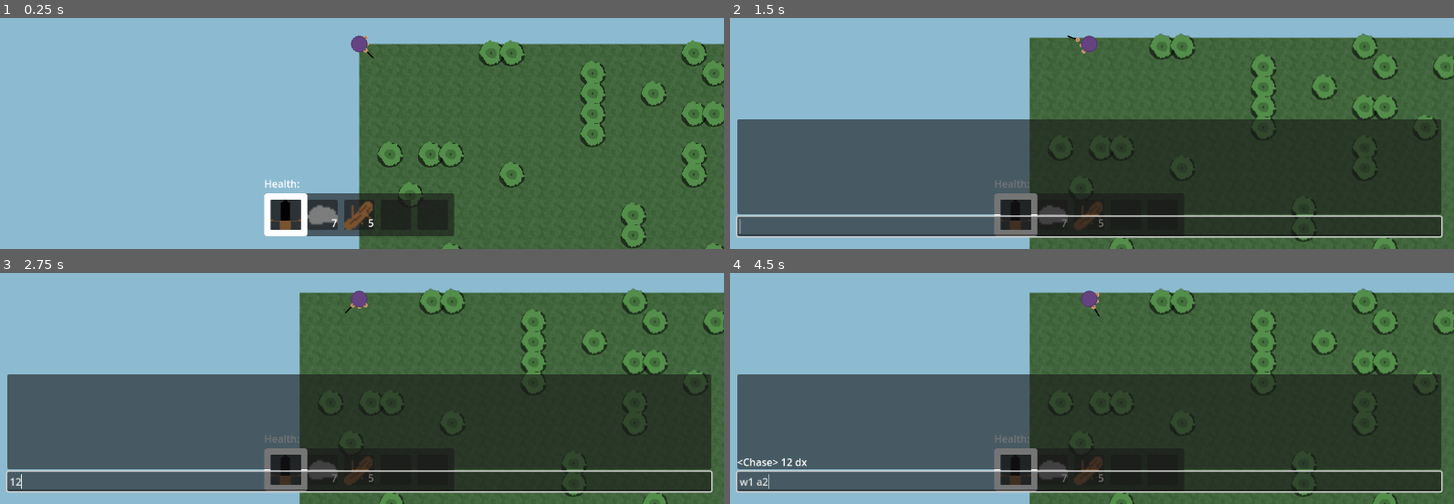
Above: before the commit, frames 1-4 (two rows, left to right).
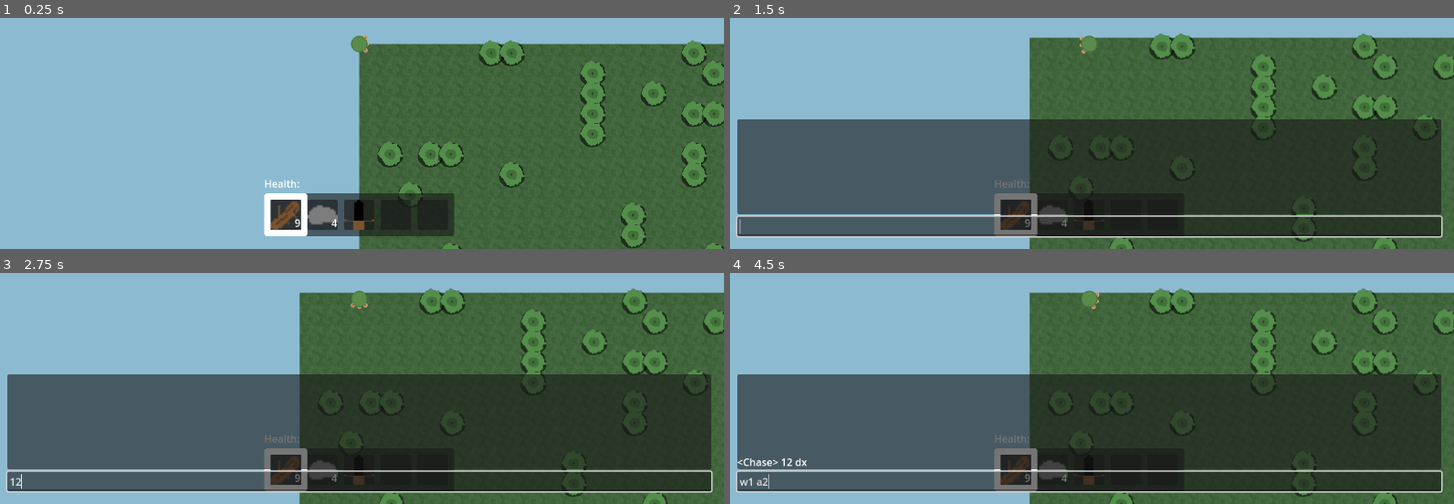
Above: after the commit, the same moments.

Repository: artmouse155/lets_survive
Game: Godot game, scene res://Scenes/WorldTest.tscn
Two runs of this game, one before a commit and one after it. Both use one fixed random seed, a clock stepped at 60 frames per second and the inputs below.
Inputs (mouse positions are in pixels of both pictures, inside the frame that each line leads up to):
- Up to frame 1 (0.25 s): no input
- Up to frame 2 (1.5 s): tap Enter at 0.5 s; press the mouse at (1092, 43) at 0.53 s; hold D (right) 0.53-1.28 s; move the mouse to (939, 64) at 1.27 s; release the mouse at (939, 64) at 1.28 s; hold S (down) from 1.28 s (still down); tap T (chat) at 1.35 s
- Up to frame 3 (2.75 s): release S (down) at 2 s; click (362, 480) at 2.02 s; type "12" at 2.1 s
- Up to frame 4 (4.5 s): tap Space at 2.75, 4.25 s; move the mouse to (outside the picture) at 2.77 s; hold D (right) 2.78-3.53 s; tap X (drop) at 2.85 s; tap Enter at 3.5 s; move the mouse to (1055, 381) at 3.52 s; hold W (up) 3.53-4.28 s; tap 1 (select_0) at 3.6 s; click (1055, 381) at 3.67 s; move the mouse to (1309, 360) at 4.27 s; hold A (left) from 4.28 s (still down); tap 2 (select_1) at 4.35 s

The runs differ from the first frame. In frame 1, 0.8% of the frame differs, in the area x 37-52%, y 7-92%; in frame 2, 0.6%; in frame 3, 0.6%; in frame 4, 0.6%.

Commit message:
🚧(item structure) Preparing for changes
I am switching from using enums for items to using strings for items

Diff:
--- /dev/null
+++ b/Resources/Root/Items/cool_sword.tres
@@ -0,0 +1,11 @@
+[gd_resource type="Resource" script_class="ItemData" load_steps=3 format=3 uid="uid://hbvcijgt3nv6"]
+
+[ext_resource type="Script" uid="uid://w82p7ap6838j" path="res://Scripts/CustomResource/item_data.gd" id="1_8tqlv"]
+[ext_resource type="Texture2D" uid="uid://vdpl0cs1odtg" path="res://Resources/Textures/Terrain/cool_sword.png" id="1_b4jhe"]
+
+[resource]
+resource_name = "cool_sword"
+script = ExtResource("1_8tqlv")
+_icon = ExtResource("1_b4jhe")
+_max_amount = 1
+metadata/_custom_type_script = "uid://w82p7ap6838j"
--- a/Scenes/EntityModel/PlayerEntity.tscn
+++ b/Scenes/EntityModel/PlayerEntity.tscn
@@ -1,26 +1,8 @@
-[gd_scene load_steps=7 format=3 uid="uid://bfwu7kuh082tc"]
+[gd_scene load_steps=3 format=3 uid="uid://bfwu7kuh082tc"]
 
 [ext_resource type="PackedScene" uid="uid://b2501naobgh8n" path="res://Scenes/EntityModel/PersonEntity.tscn" id="1_pdhha"]
 [ext_resource type="Script" uid="uid://bq7btvrn0u1rs" path="res://Scripts/World/EntityModel/player_entity.gd" id="1_wqpke"]
-[ext_resource type="Script" uid="uid://c4r1h1lajnqwo" path="res://Scripts/CustomResource/item.gd" id="3_vitn1"]
-
-[sub_resource type="Resource" id="Resource_fi5qx"]
-script = ExtResource("3_vitn1")
-item_name = 2
-metadata/_custom_type_script = "uid://c4r1h1lajnqwo"
-
-[sub_resource type="Resource" id="Resource_1jwu2"]
-script = ExtResource("3_vitn1")
-item_name = 1
-item_quantity = 7
-metadata/_custom_type_script = "uid://c4r1h1lajnqwo"
-
-[sub_resource type="Resource" id="Resource_xeb8m"]
-script = ExtResource("3_vitn1")
-item_quantity = 5
-metadata/_custom_type_script = "uid://c4r1h1lajnqwo"
 
 [node name="PlayerEntity" node_paths=PackedStringArray("body") instance=ExtResource("1_pdhha")]
 script = ExtResource("1_wqpke")
 body = NodePath("Body")
-_inventory = Array[ExtResource("3_vitn1")]([SubResource("Resource_fi5qx"), SubResource("Resource_1jwu2"), SubResource("Resource_xeb8m")])
--- a/Scenes/WorldTest.tscn
+++ b/Scenes/WorldTest.tscn
@@ -1,14 +1,8 @@
-[gd_scene load_steps=5 format=3 uid="uid://dxjdkdkaf7fdy"]
+[gd_scene load_steps=4 format=3 uid="uid://dxjdkdkaf7fdy"]
 
 [ext_resource type="Script" uid="uid://css2hyvtv3ie4" path="res://Scripts/world_test.gd" id="1_r8vti"]
-[ext_resource type="Script" uid="uid://b2814qm5brf7h" path="res://Scripts/CustomResource/player_save.gd" id="2_hkm8i"]
+[ext_resource type="Resource" uid="uid://1u8lqvfn1xfb" path="res://Testing Save Data/test_player.tres" id="2_hkm8i"]
 [ext_resource type="PackedScene" uid="uid://bcnynj6tfm2v3" path="res://Scenes/MainMenu/game_container.tscn" id="2_r8vti"]
-
-[sub_resource type="Resource" id="Resource_yyb55"]
-script = ExtResource("2_hkm8i")
-_player_name = "Jimmy Two-Shoes"
-_color = Color(0.644799, 0.4271072, 0.84195435, 1)
-metadata/_custom_type_script = "uid://b2814qm5brf7h"
 
 [node name="WorldTest" type="Control"]
 layout_mode = 3
@@ -18,7 +12,7 @@
 grow_horizontal = 2
 grow_vertical = 2
 script = ExtResource("1_r8vti")
-player_save = SubResource("Resource_yyb55")
+player_save = ExtResource("2_hkm8i")
 
 [node name="GameContainer" parent="." instance=ExtResource("2_r8vti")]
 layout_mode = 1
--- a/Scripts/CustomResource/item_data.gd
+++ b/Scripts/CustomResource/item_data.gd
@@ -1,6 +1,10 @@
 class_name ItemData extends Resource
 
-@export var _icon : Texture2D
+@export var _icon : Texture2D = null
+@export var _max_amount : int = 10
 
 func get_icon() -> Texture2D:
 	return _icon
+
+func get_max_amount() -> int:
+	return _max_amount
--- a/Scripts/CustomResource/player_save.gd
+++ b/Scripts/CustomResource/player_save.gd
@@ -3,6 +3,7 @@
 @export var _player_name : String
 @export var _color : Color
 @export var _level : int = 0
+@export var _inventory : Array[Item]
 
 func get_player_name() -> String:
 	return _player_name
@@ -13,6 +14,9 @@
 func get_color() -> Color:
 	return _color
 
+func get_inventory() -> Array[Item]:
+	return _inventory
+
 func _init(player_name : String = "", color : Color = Color.WHITE) -> void:
 	_player_name = player_name
 	_color = color
--- a/Scripts/Menu/MainMenu/PlayerPreview.gd
+++ b/Scripts/Menu/MainMenu/PlayerPreview.gd
@@ -4,7 +4,8 @@
 
 func preview(player_save : PlayerSave) -> void:
 	if player_save:
+		player.set_inventory(player_save.get_inventory())
+		player.set_color(player_save.get_color())
 		player.show()
-		player.set_color(player_save.get_color())
 	else:
 		player.hide()
--- a/Scripts/World/EntityModel/person_entity.gd
+++ b/Scripts/World/EntityModel/person_entity.gd
@@ -77,8 +77,12 @@
 		_tool_sprite.hide()
 
 
-func get_inventory():
+func get_inventory() -> Array[Item]:
 	return _inventory
+
+
+func set_inventory(inv : Array[Item]) -> void:
+	_inventory = inv
 
 
 func pickup_item(item : Item) -> Item:
--- a/Scripts/World/entity_spawner.gd
+++ b/Scripts/World/entity_spawner.gd
@@ -16,6 +16,7 @@
 
 func spawn_player(player_save : PlayerSave, is_self : bool) -> void:
 	var player : PlayerEntity = PLAYER_PACKED.instantiate()
+	player.set_inventory(player_save.get_inventory())
 	player.set_color(player_save.get_color())
 	player.world_item_dropped.connect(on_world_item_dropped)
 	if is_self:
--- a/Testing Save Data/test_player.tres
+++ b/Testing Save Data/test_player.tres
@@ -1,9 +1,30 @@
-[gd_resource type="Resource" script_class="PlayerSave" load_steps=2 format=3 uid="uid://1u8lqvfn1xfb"]
+[gd_resource type="Resource" script_class="PlayerSave" load_steps=7 format=3 uid="uid://1u8lqvfn1xfb"]
 
 [ext_resource type="Script" uid="uid://b2814qm5brf7h" path="res://Scripts/CustomResource/player_save.gd" id="1_prisv"]
+[ext_resource type="Script" uid="uid://c4r1h1lajnqwo" path="res://Scripts/CustomResource/item.gd" id="1_x7qvn"]
+[ext_resource type="Script" uid="uid://quqqiuqhb6j4" path="res://weapon.gd" id="2_78g2t"]
+
+[sub_resource type="Resource" id="Resource_fy4hm"]
+script = ExtResource("1_x7qvn")
+item_quantity = 9
+metadata/_custom_type_script = "uid://c4r1h1lajnqwo"
+
+[sub_resource type="Resource" id="Resource_k0qrl"]
+script = ExtResource("1_x7qvn")
+item_name = 1
+item_quantity = 4
+metadata/_custom_type_script = "uid://c4r1h1lajnqwo"
+
+[sub_resource type="Resource" id="Resource_k03ko"]
+script = ExtResource("2_78g2t")
+type = 1
+item_name = 2
+metadata/_custom_type_script = "uid://quqqiuqhb6j4"
 
 [resource]
+resource_name = "Test Player"
 script = ExtResource("1_prisv")
-player_name = "TestPlayer"
-level = 5
+_player_name = "Test Player"
+_color = Color(0.56930333, 0.89, 0.48059997, 1)
+_inventory = Array[ExtResource("1_x7qvn")]([SubResource("Resource_fy4hm"), SubResource("Resource_k0qrl"), SubResource("Resource_k03ko")])
 metadata/_custom_type_script = "uid://b2814qm5brf7h"
Renamed: Scripts/Autoload/save_load.gd -> Scripts/Static/save_load.gd
Renamed: Scripts/Autoload/save_load.gd.uid -> Scripts/Static/save_load.gd.uid
